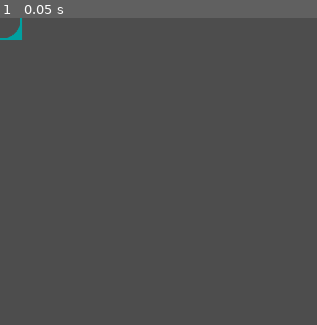
Above: before the commit, frame 1.
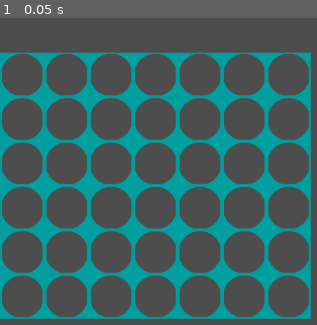
Above: after the commit, the same moment.

Repository: fabioorlandi/connect4
Game: Godot game, scene res://connect4.tscn
Two runs of this game, one before a commit and one after it. Both use one fixed random seed, a clock stepped at 60 frames per second and the inputs below. The engine's default icon, where the game draws it, is replaced by a stand-in: a white triangle on a blue panel in a dark square.
Inputs:
- Up to frame 1 (0.05 s): no input

The runs differ from the first frame. In frame 1, 26% of the frame differs, in the area x 0-99%, y 0-99%.

Commit message:
Posição Espaços e Colunas
Posição Espaços e Colunas

Diff:
--- a/game/area_coluna.tscn
+++ b/game/area_coluna.tscn
@@ -3,6 +3,7 @@
 [ext_resource type="Script" uid="uid://brjuuda2bhavc" path="res://area_coluna.gd" id="1_a00kx"]
 
 [sub_resource type="RectangleShape2D" id="RectangleShape2D_g3wjv"]
+size = Vector2(46, 434)
 
 [node name="AreaColuna" type="Area2D" unique_id=1369472653]
 script = ExtResource("1_a00kx")
--- a/game/espaco.tscn
+++ b/game/espaco.tscn
@@ -14,5 +14,4 @@
 texture = ExtResource("2_ex15g")
 
 [node name="CollisionShape2D" type="CollisionShape2D" parent="." unique_id=79915949]
-position = Vector2(0, -0.5)
 shape = SubResource("RectangleShape2D_257nd")
--- a/game/tabuleiro.tscn
+++ b/game/tabuleiro.tscn
@@ -8,178 +8,227 @@
 [node name="Espacos" type="Node2D" parent="." unique_id=873254640]
 
 [node name="Espaco_0_0" parent="Espacos" unique_id=39952930 instance=ExtResource("1_qqlt4")]
+position = Vector2(32, 82)
 
 [node name="Espaco_0_1" parent="Espacos" unique_id=687518358 instance=ExtResource("1_qqlt4")]
+position = Vector2(96, 82)
 coluna = 1
 
 [node name="Espaco_0_2" parent="Espacos" unique_id=1892275811 instance=ExtResource("1_qqlt4")]
+position = Vector2(160, 82)
 coluna = 2
 
 [node name="Espaco_0_3" parent="Espacos" unique_id=1087389774 instance=ExtResource("1_qqlt4")]
+position = Vector2(224, 82)
 coluna = 3
 
 [node name="Espaco_0_4" parent="Espacos" unique_id=1188251845 instance=ExtResource("1_qqlt4")]
+position = Vector2(288, 82)
 coluna = 4
 
 [node name="Espaco_0_5" parent="Espacos" unique_id=1378301059 instance=ExtResource("1_qqlt4")]
+position = Vector2(352, 82)
 coluna = 5
 
 [node name="Espaco_0_6" parent="Espacos" unique_id=1215505618 instance=ExtResource("1_qqlt4")]
+position = Vector2(416, 82)
 coluna = 6
 
 [node name="Espaco_1_0" parent="Espacos" unique_id=1743209915 instance=ExtResource("1_qqlt4")]
+position = Vector2(32, 146)
 linha = 1
 
 [node name="Espaco_1_1" parent="Espacos" unique_id=1313807158 instance=ExtResource("1_qqlt4")]
+position = Vector2(96, 146)
 linha = 1
 coluna = 1
 
 [node name="Espaco_1_2" parent="Espacos" unique_id=332264451 instance=ExtResource("1_qqlt4")]
+position = Vector2(160, 146)
 linha = 1
 coluna = 2
 
 [node name="Espaco_1_3" parent="Espacos" unique_id=1932111153 instance=ExtResource("1_qqlt4")]
+position = Vector2(224, 146)
 linha = 1
 coluna = 3
 
 [node name="Espaco_1_4" parent="Espacos" unique_id=27699458 instance=ExtResource("1_qqlt4")]
+position = Vector2(288, 146)
 linha = 1
 coluna = 4
 
 [node name="Espaco_1_5" parent="Espacos" unique_id=2138585616 instance=ExtResource("1_qqlt4")]
+position = Vector2(352, 146)
 linha = 1
 coluna = 5
 
 [node name="Espaco_1_6" parent="Espacos" unique_id=1180991553 instance=ExtResource("1_qqlt4")]
+position = Vector2(416, 146)
 linha = 1
 coluna = 6
 
 [node name="Espaco_2_0" parent="Espacos" unique_id=686885526 instance=ExtResource("1_qqlt4")]
+position = Vector2(32, 210)
 linha = 2
 
 [node name="Espaco_2_1" parent="Espacos" unique_id=2132974336 instance=ExtResource("1_qqlt4")]
+position = Vector2(96, 210)
 linha = 2
 coluna = 1
 
 [node name="Espaco_2_2" parent="Espacos" unique_id=2039498500 instance=ExtResource("1_qqlt4")]
+position = Vector2(160, 210)
 linha = 2
 coluna = 2
 
 [node name="Espaco_2_3" parent="Espacos" unique_id=599374138 instance=ExtResource("1_qqlt4")]
+position = Vector2(224, 210)
 linha = 2
 coluna = 3
 
 [node name="Espaco_2_4" parent="Espacos" unique_id=1903547773 instance=ExtResource("1_qqlt4")]
+position = Vector2(288, 210)
 linha = 2
 coluna = 4
 
 [node name="Espaco_2_5" parent="Espacos" unique_id=1576044159 instance=ExtResource("1_qqlt4")]
+position = Vector2(352, 210)
 linha = 2
 coluna = 5
 
 [node name="Espaco_2_6" parent="Espacos" unique_id=1587440800 instance=ExtResource("1_qqlt4")]
+position = Vector2(416, 210)
 linha = 2
 coluna = 6
 
 [node name="Espaco_3_0" parent="Espacos" unique_id=1509960030 instance=ExtResource("1_qqlt4")]
+position = Vector2(32, 274)
 linha = 3
 
 [node name="Espaco_3_1" parent="Espacos" unique_id=1347385946 instance=ExtResource("1_qqlt4")]
+position = Vector2(96, 274)
 linha = 3
 coluna = 1
 
 [node name="Espaco_3_2" parent="Espacos" unique_id=779250729 instance=ExtResource("1_qqlt4")]
+position = Vector2(160, 274)
 linha = 3
 coluna = 2
 
 [node name="Espaco_3_3" parent="Espacos" unique_id=2067279209 instance=ExtResource("1_qqlt4")]
+position = Vector2(224, 274)
 linha = 3
 coluna = 3
 
 [node name="Espaco_3_4" parent="Espacos" unique_id=1938775107 instance=ExtResource("1_qqlt4")]
+position = Vector2(288, 274)
 linha = 3
 coluna = 4
 
 [node name="Espaco_3_5" parent="Espacos" unique_id=526120028 instance=ExtResource("1_qqlt4")]
+position = Vector2(352, 274)
 linha = 3
 coluna = 5
 
 [node name="Espaco_3_6" parent="Espacos" unique_id=1839841668 instance=ExtResource("1_qqlt4")]
+position = Vector2(416, 274)
 linha = 3
 coluna = 6
 
 [node name="Espaco_4_0" parent="Espacos" unique_id=1734099539 instance=ExtResource("1_qqlt4")]
+position = Vector2(32, 338)
 linha = 4
 
 [node name="Espaco_4_1" parent="Espacos" unique_id=317551605 instance=ExtResource("1_qqlt4")]
+position = Vector2(96, 338)
 linha = 4
 coluna = 1
 
 [node name="Espaco_4_2" parent="Espacos" unique_id=248410246 instance=ExtResource("1_qqlt4")]
+position = Vector2(160, 338)
 linha = 4
 coluna = 2
 
 [node name="Espaco_4_3" parent="Espacos" unique_id=102679233 instance=ExtResource("1_qqlt4")]
+position = Vector2(224, 338)
 linha = 4
 coluna = 3
 
 [node name="Espaco_4_4" parent="Espacos" unique_id=243903380 instance=ExtResource("1_qqlt4")]
+position = Vector2(288, 338)
 linha = 4
 coluna = 4
 
 [node name="Espaco_4_5" parent="Espacos" unique_id=1582663752 instance=ExtResource("1_qqlt4")]
+position = Vector2(352, 338)
 linha = 4
 coluna = 5
 
 [node name="Espaco_4_6" parent="Espacos" unique_id=551977010 instance=ExtResource("1_qqlt4")]
+position = Vector2(416, 338)
 linha = 4
 coluna = 6
 
 [node name="Espaco_5_0" parent="Espacos" unique_id=1497631823 instance=ExtResource("1_qqlt4")]
+position = Vector2(32, 402)
 linha = 5
 
 [node name="Espaco_5_1" parent="Espacos" unique_id=1697983297 instance=ExtResource("1_qqlt4")]
+position = Vector2(96, 402)
 linha = 5
 coluna = 1
 
 [node name="Espaco_5_2" parent="Espacos" unique_id=65832704 instance=ExtResource("1_qqlt4")]
+position = Vector2(160, 402)
 linha = 5
 coluna = 2
 
 [node name="Espaco_5_3" parent="Espacos" unique_id=726029763 instance=ExtResource("1_qqlt4")]
+position = Vector2(224, 402)
 linha = 5
 coluna = 3
 
 [node name="Espaco_5_4" parent="Espacos" unique_id=1562422552 instance=ExtResource("1_qqlt4")]
+position = Vector2(288, 402)
 linha = 5
 coluna = 4
 
 [node name="Espaco_5_5" parent="Espacos" unique_id=2112176401 instance=ExtResource("1_qqlt4")]
+position = Vector2(352, 402)
 linha = 5
 coluna = 5
 
 [node name="Espaco_5_6" parent="Espacos" unique_id=617239505 instance=ExtResource("1_qqlt4")]
+position = Vector2(416, 402)
 linha = 5
 coluna = 6
 
 [node name="Colunas" type="Node2D" parent="." unique_id=1778390334]
 
 [node name="AreaColuna_0" parent="Colunas" unique_id=1369472653 groups=["AreaColunas"] instance=ExtResource("2_5hp0e")]
+position = Vector2(33, 217)
 
 [node name="AreaColuna_1" parent="Colunas" unique_id=1011460946 groups=["AreaColunas"] instance=ExtResource("2_5hp0e")]
+position = Vector2(97, 217)
 indice_coluna = 1
 
 [node name="AreaColuna_2" parent="Colunas" unique_id=1057008934 groups=["AreaColunas"] instance=ExtResource("2_5hp0e")]
+position = Vector2(160, 217)
 indice_coluna = 2
 
 [node name="AreaColuna_3" parent="Colunas" unique_id=608901613 groups=["AreaColunas"] instance=ExtResource("2_5hp0e")]
+position = Vector2(224, 217)
 indice_coluna = 3
 
 [node name="AreaColuna_4" parent="Colunas" unique_id=1452812684 groups=["AreaColunas"] instance=ExtResource("2_5hp0e")]
+position = Vector2(288, 217)
 indice_coluna = 4
 
 [node name="AreaColuna_5" parent="Colunas" unique_id=1316588668 groups=["AreaColunas"] instance=ExtResource("2_5hp0e")]
+position = Vector2(353, 217)
 indice_coluna = 5
 
 [node name="AreaColuna_6" parent="Colunas" unique_id=1980209556 groups=["AreaColunas"] instance=ExtResource("2_5hp0e")]
+position = Vector2(416, 217)
 indice_coluna = 6
